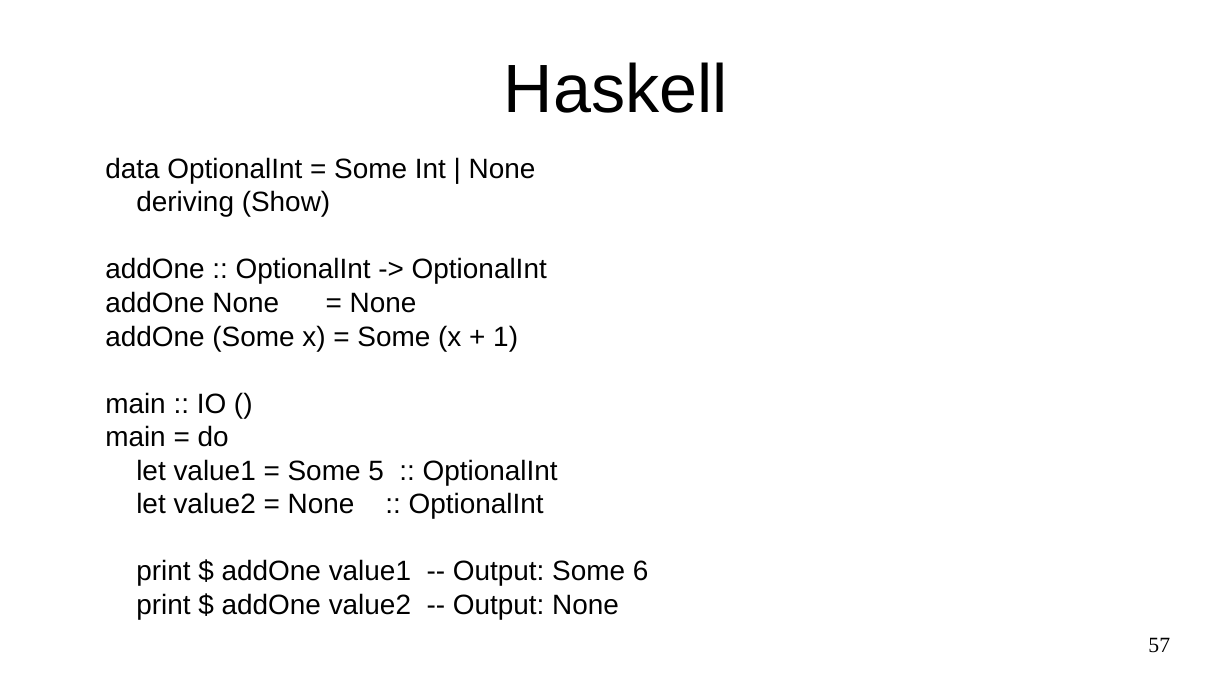
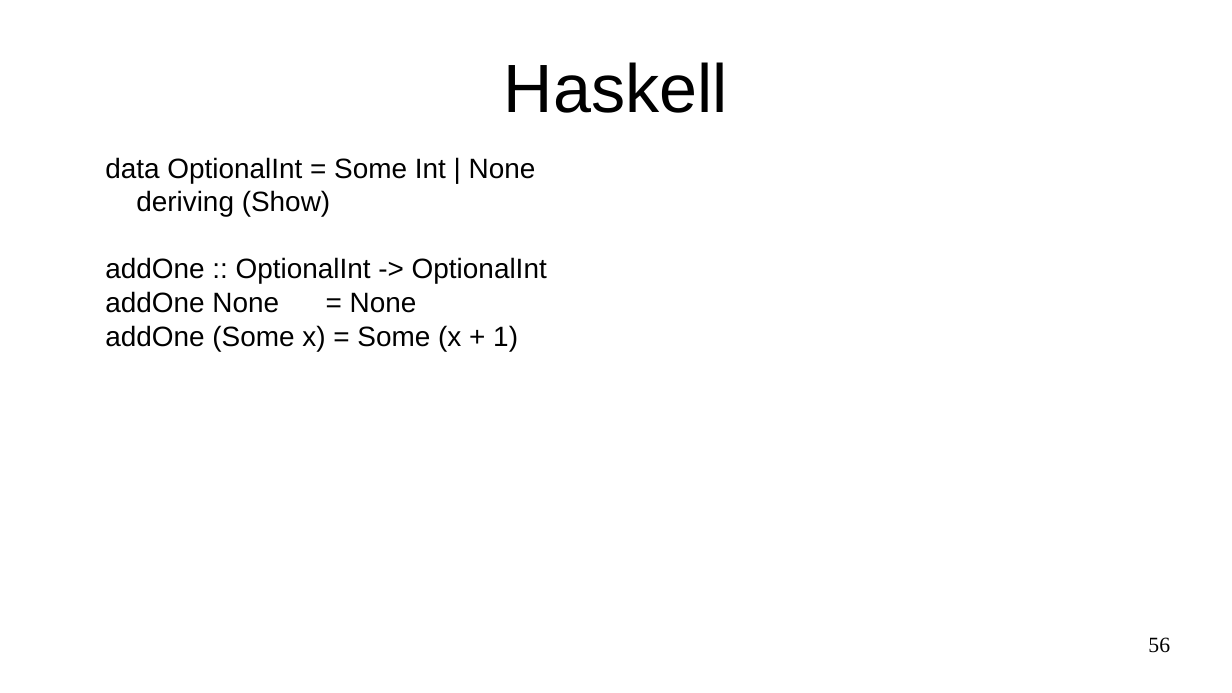
Before and after one commit to marcpawl/nullptr, a slide deck: slide 56 of slideshow.odp (slide 57 before the commit). Drawn at 1232x693 pixels with LibreOffice and Linux fonts; fonts in the diff are those of the drawing. Boxes give left, top, right and bottom in pixels: in the first picture for what was removed or moved away, otherwise in the second. Text is boxed around its words. In the diff, an @@ line names an element or a change of style, - is before the commit and + after.

```diff
--- a/slideshow.odp
+++ b/slideshow.odp
@@ text at bbox=[105, 392, 649, 619]: paragraphs removed @@
-main :: IO ()
-main = do
-let value1 = Some 5 :: OptionalInt
-let value2 = None :: OptionalInt
-print $ addOne value1 -- Output: Some 6
-print $ addOne value2 -- Output: None
@@ page number at bbox=[1148, 637, 1170, 653]: text changed @@
-57
+56
```
Also in this commit, not shown: 3 other slides changed, 5 slides added, 2 slides removed, 2 other files.
